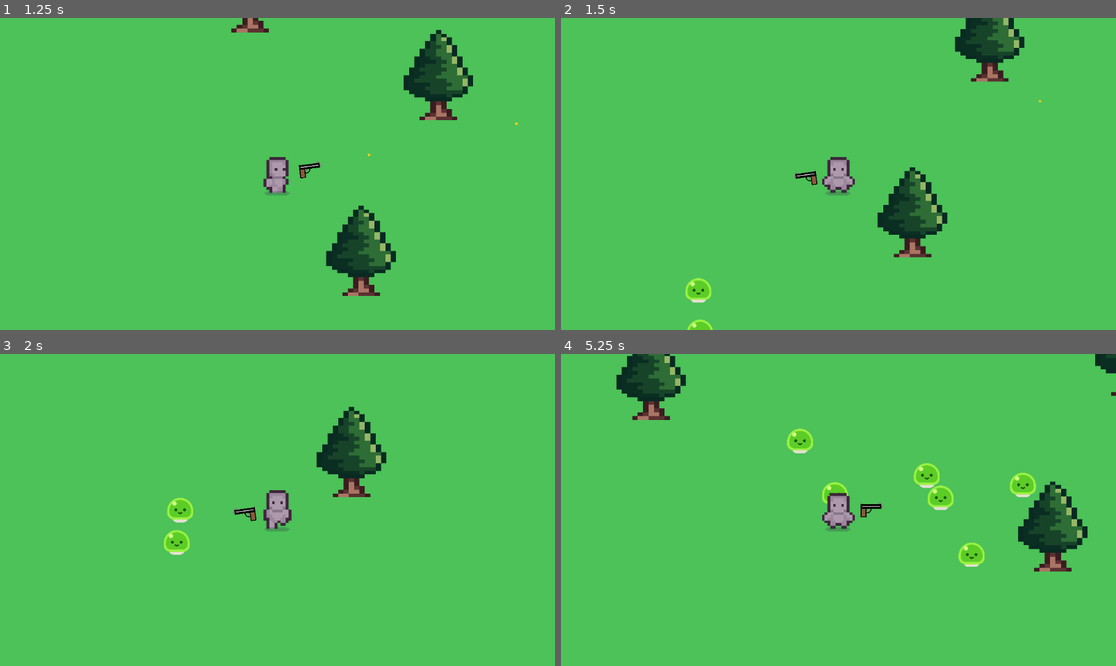
Above: before the commit, frames 1-4 (two rows, left to right).
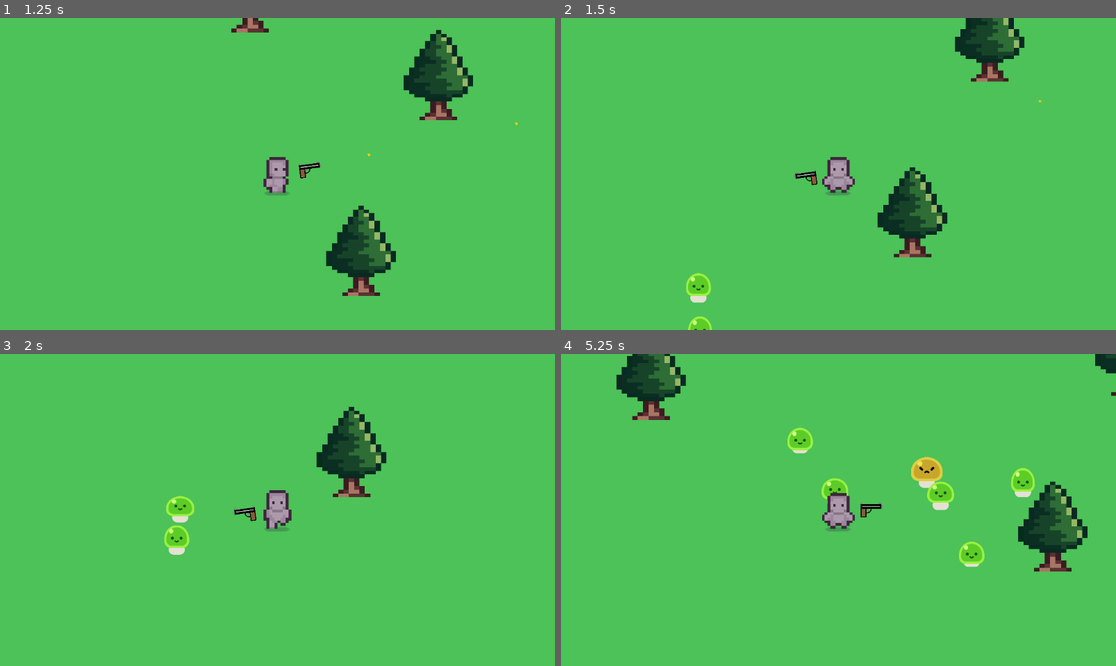
Above: after the commit, the same moments.

Repository: bryan-gagne-plante/BulletBallet
Game: Godot game, scene res://gameplay_scene.tscn
Same seed, same stepped clock (60 frames per second), same inputs: the game is played once before the commit and once after it.
Inputs (mouse positions are in pixels of both pictures, inside the frame that each line leads up to):
- Up to frame 1 (1.25 s): tap Enter at 0.5 s; move the mouse to (399, 158) at 0.52 s; press the mouse at (399, 158) at 0.53 s; hold D (move_right) from 0.53 s (still down)
- Up to frame 2 (1.5 s): move the mouse to (727, 189) at 1.27 s; release D (move_right) at 1.28 s; release the mouse at (727, 189) at 1.28 s; hold S (move_down) from 1.28 s (still down); click (727, 189) at 1.35 s
- Up to frame 3 (2 s): keep holding S (move_down)
- Up to frame 4 (5.25 s): move the mouse to (894, 441) at 2.02 s; release S (move_down) at 2.03 s; press the mouse at (894, 441) at 2.03 s; hold D (move_right) 2.03-2.78 s; move the mouse to (810, 572) at 2.77 s; release the mouse at (810, 572) at 2.78 s; hold W (move_up) 2.78-3.53 s; click (810, 572) at 2.85 s; move the mouse to (1005, 556) at 3.52 s; press the mouse at (1005, 556) at 3.53 s; hold A (move_left) 3.53-5.03 s; move the mouse to (672, 463) at 4.27 s; release the mouse at (672, 463) at 4.28 s; click (672, 463) at 4.35 s; move the mouse to (866, 510) at 5.02 s; press the mouse at (866, 510) at 5.03 s; hold S (move_down) from 5.03 s (still down)

Frame 1 is identical in both runs. In frame 2, 0.3% of the frame differs, in the area x 22-28%, y 81-100%; in frame 3, 0.4%; in frame 4, 1.1%, in the area x 40-86%, y 23-68%.

Commit message:
dmg to mob until its death added

Diff:
--- a/mob.gd
+++ b/mob.gd
@@ -1,8 +1,19 @@
 extends CharacterBody2D
 
+@export var health = 3
 @onready var player = get_node("/root/Game/CharacterBody2D")
+
+func _ready():
+	%Slime.play_walk()
 
 func _physics_process(delta):
 	var direction = global_position.direction_to(player.global_position)
 	velocity = direction * 200.0
 	move_and_slide()
+
+func take_damage():
+	health -= 1
+	%Slime.play_hurt()
+
+	if health == 0:
+		queue_free()
--- a/mob.tscn
+++ b/mob.tscn
@@ -10,6 +10,7 @@
 script = ExtResource("1_7uxoh")
 
 [node name="Slime" parent="." instance=ExtResource("1_ko8rn")]
+unique_name_in_owner = true
 scale = Vector2(0.5, 0.5)
 
 [node name="CollisionShape2D" type="CollisionShape2D" parent="."]
--- a/player.gd
+++ b/player.gd
@@ -1,6 +1,8 @@
 extends CharacterBody2D
 
 @export var speed = 400  # pixels/sec
+@export var health = 100.0 # health bar value
+const DAMAGE_RATE = 5.0 # health dmg/sec
 var last_direction = Vector2.ZERO
 
 func _ready():
@@ -15,6 +17,7 @@
 
 	animate_character(last_direction)
 	move_and_slide()
+
 
 func animate_character(direction):
 	if Input.is_action_pressed("move_left"):
@@ -39,3 +42,7 @@
 		$AnimationPlayer.play("front_idle")
 	else:
 		$AnimationPlayer.play("right_idle") # Sprite flipped in animate_character
+
+func play_hurt():
+	%AnimationPlayer.play("hit_up")
+	%AnimationPlayer.queue("walk_down")
